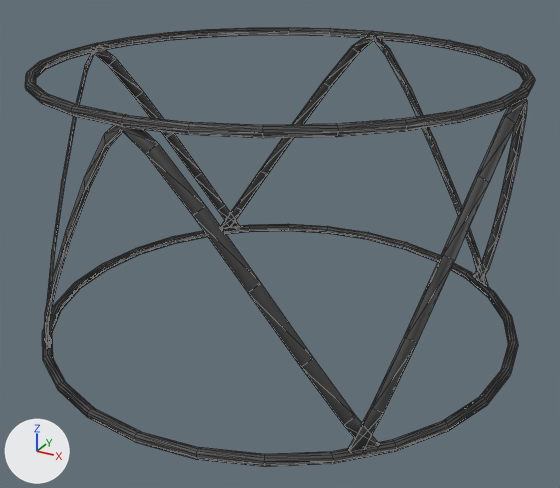
An edit to the OBJ model resources/models/railing.obj, drawn before and after from the same camera.
Rendered twice from a 50 mm camera at (1.202, -2.183, 1.637) aimed at (0.03, -0.052, 0.571). Arrows for +X, +Y and +Z are at lower left; the lights stay in place. Mesh edges are drawn as thin lines. Where no turn or scale is listed for an object, it has been applied to the vertices.

In view in the first picture: 'Railing_BezierCircle'.
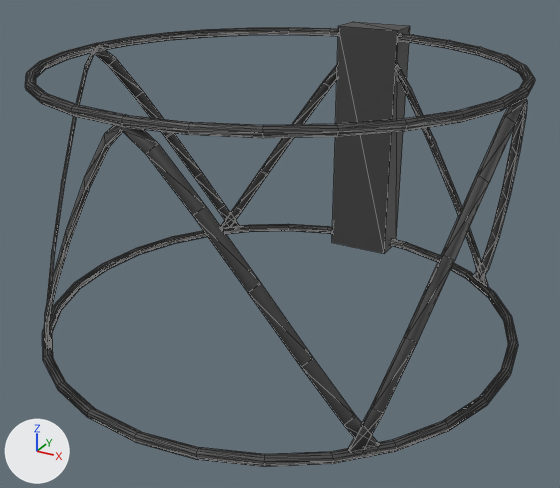
What changed in the scene script:
```text
Change me_railing_beziercircle:
    where me_railing_beziercircle.from_pydata(...)  # 880 vertices, 1744 faces; spans x -0.84..0.84, y -0.84..0.84, z 0.25..1.17
    used by ob_railing_beziercircle; location = (0.0, 0.0, 0.0)
    me_railing_beziercircle part 1: a new loose piece, a box spanning x -0.12..0.12, y 0.71..0.85, z 0.25..1.19, in mat_darkmetal (black #424242)
```

Location of each change, [x1, y1, x2, y2] in pixels of the pictures (560 x 488 px):
'Railing_BezierCircle', reshaped
    before: [25, 27, 535, 467]
    after: [25, 22, 535, 467]
part 1 of me_railing_beziercircle, added (black)
    after: [332, 22, 410, 254]
